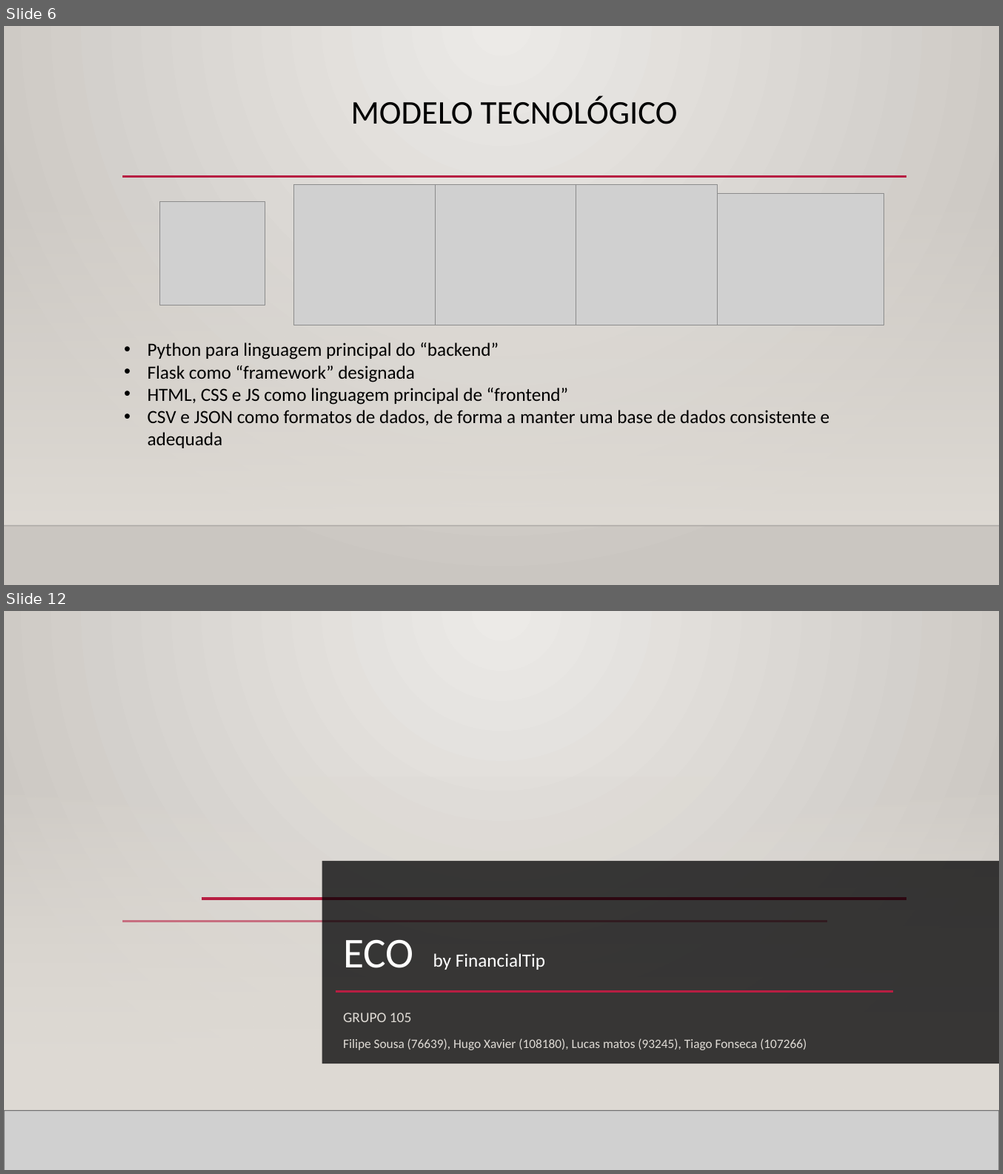
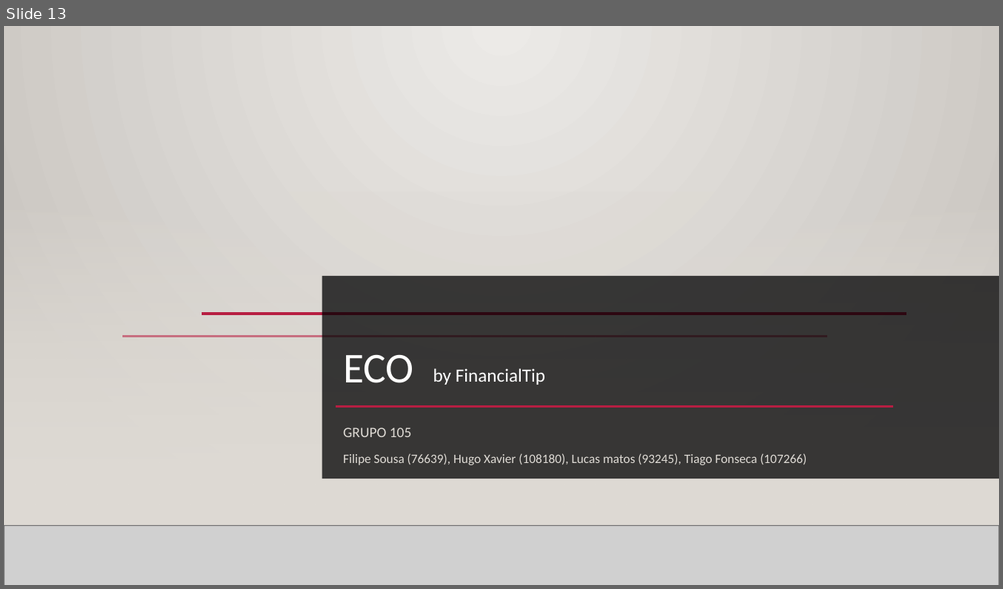
Before and after one commit to Projeto-ECO/Fase-4, a slide deck: Editables/Fase 4 - Implementação.pptx. Shown one above the other, each under a label of ours: slides 6 and 12 before the commit, slide 13 after it; the slides between them are not shown. The pictures are 1003x1174 and 1003x589 pixels, drawn with LibreOffice and Linux fonts; fonts in the diff are those of the drawing; grey boxes stand for pictures; background and template pictures are left out. Boxes give left, top, right and bottom in pixels: in the first picture for what was removed or moved away, otherwise in the second. Text is boxed around its words. In the diff, an @@ line names an element or a change of style, - is before the commit and + after.

```diff
--- a/Editables/Fase 4 - Implementação.pptx
+++ b/Editables/Fase 4 - Implementação.pptx
@@ slide 6 removed at (4, 26, 999, 585), background gradient #ECEAE7 to #CAC7C1; not listed: 2 template elements that a slide beside it also shows @@
@@ title removed at (351, 96, 677, 124) @@
-MODELO TECNOLÓGICO
@@ line removed from (122, 177) to (907, 177) @@
@@ picture removed at (160, 202, 265, 306) @@
@@ picture removed at (294, 184, 435, 325) @@
@@ picture removed at (435, 184, 576, 325) @@
@@ picture removed at (576, 184, 717, 325) @@
@@ picture removed at (717, 194, 884, 326) @@
@@ text removed at (148, 343, 830, 449) @@
-• Python para linguagem principal do “backend”
-• Flask como “framework” designada
-• HTML, CSS e JS como linguagem principal de “frontend”
-• CSV e JSON como formatos de dados, de forma a manter uma base de dados consistente e adequada
@@ what was slide 12 is now slide 13 @@
```
Also in this commit, not shown: 5 slides changed, 7 slides added, 5 other slides removed, 1 other file.
